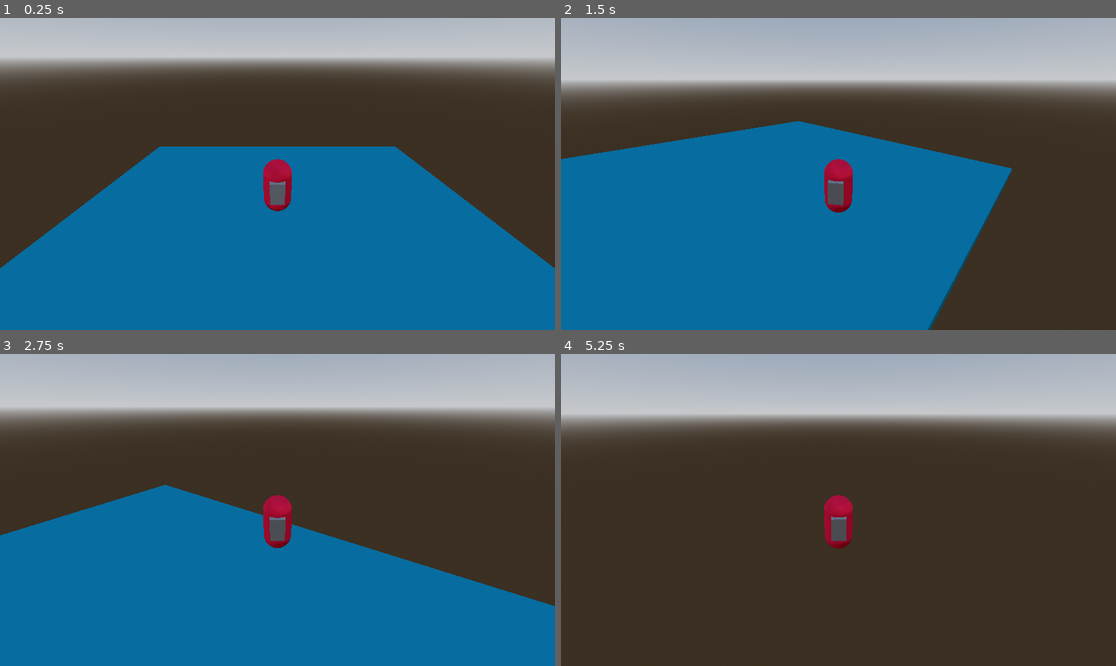
Above: before the commit, frames 1-4 (two rows, left to right).
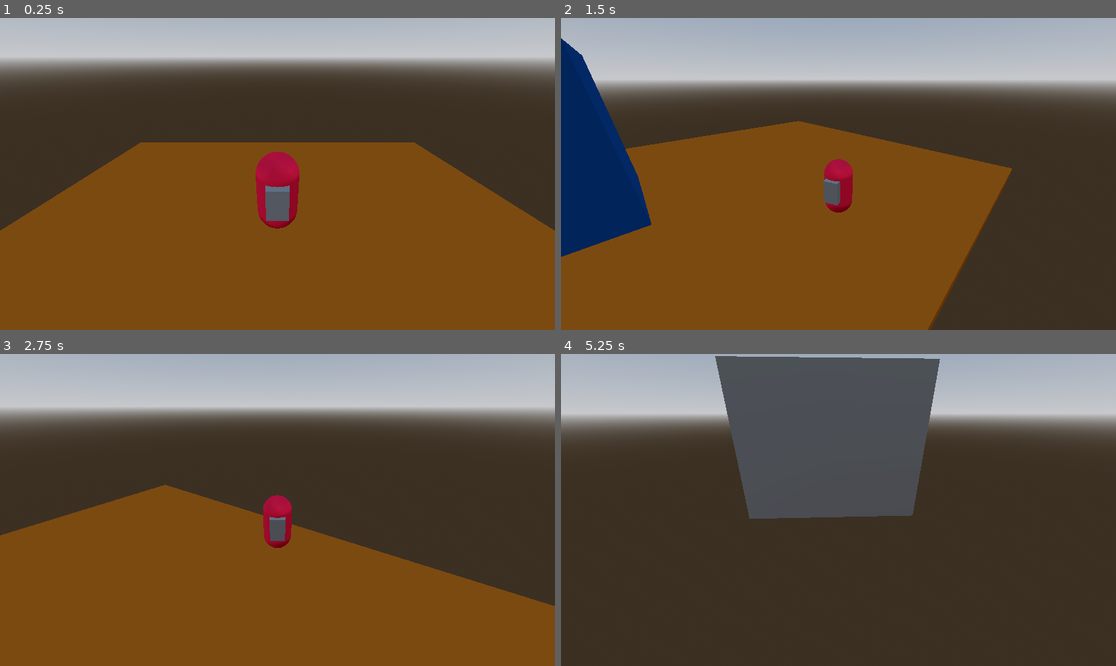
Above: after the commit, the same moments.

Repository: lead0lead/godot-third-person-game
Game: Godot game, scene res://scenes/main.tscn
Same seed, same stepped clock (60 frames per second), same inputs: the game is played once before the commit and once after it.
Inputs (mouse positions are in pixels of both pictures, inside the frame that each line leads up to):
- Up to frame 1 (0.25 s): no input
- Up to frame 2 (1.5 s): move the mouse to (960, 158) at 0.52 s; press the mouse at (960, 158) at 0.53 s; hold D (right) 0.53-1.28 s; tap Space (jump) at 0.77 s; move the mouse to (810, 174) at 1.27 s; release the mouse at (810, 174) at 1.28 s; hold W (forward) from 1.28 s (still down); click (810, 174) at 1.35 s
- Up to frame 3 (2.75 s): keep holding W (forward); tap Space (jump) at 1.52 s; move the mouse to (288, 503) at 2.02 s; press the mouse at (288, 503) at 2.03 s
- Up to frame 4 (5.25 s): keep holding W (forward); move the mouse to (832, 516) at 2.77 s; release the mouse at (832, 516) at 2.78 s; click (832, 516) at 2.85 s; tap Space (jump) at 3.02, 3.77, 4.52, 5 s; move the mouse to (877, 513) at 3.52 s; press the mouse at (877, 513) at 3.53 s; tap Enter at 4.25 s; move the mouse to (794, 506) at 4.27 s; release the mouse at (794, 506) at 4.28 s; click (794, 506) at 4.35 s; move the mouse to (844, 510) at 5.02 s; press the mouse at (844, 510) at 5.03 s

The runs differ from the first frame. In frame 1, 52% of the frame differs, in the area x 0-100%, y 39-100%; in frame 2, 47%; in frame 3, 42%; in frame 4, 18%.

Commit message:
Fix camera clipping issue
add SpringArm to camera to fix issue where the camera would clip through objects

Diff:
--- a/scenes/main.tscn
+++ b/scenes/main.tscn
@@ -18,12 +18,22 @@
 [sub_resource type="BoxShape3D" id="BoxShape3D_5epw2"]
 size = Vector3(20, 0.5, 20)
 
-[sub_resource type="StandardMaterial3D" id="StandardMaterial3D_ts8ti"]
-albedo_color = Color(0, 0.564057, 0.70431, 1)
+[sub_resource type="StandardMaterial3D" id="StandardMaterial3D_2bimt"]
+albedo_color = Color(0.739028, 0.395149, 3.85046e-07, 1)
 
 [sub_resource type="BoxMesh" id="BoxMesh_a0ugr"]
-material = SubResource("StandardMaterial3D_ts8ti")
+material = SubResource("StandardMaterial3D_2bimt")
 size = Vector3(20, 0.5, 20)
+
+[sub_resource type="BoxShape3D" id="BoxShape3D_tbhsq"]
+size = Vector3(5, 5, 5)
+
+[sub_resource type="StandardMaterial3D" id="StandardMaterial3D_6u4oq"]
+albedo_color = Color(0, 0.307206, 0.610205, 1)
+
+[sub_resource type="BoxMesh" id="BoxMesh_qc81f"]
+material = SubResource("StandardMaterial3D_6u4oq")
+size = Vector3(5, 5, 5)
 
 [node name="Main" type="Node3D"]
 
@@ -32,14 +42,24 @@
 [node name="TestWorldEnvironment" type="WorldEnvironment" parent="TestLevel"]
 environment = SubResource("Environment_o3el8")
 
-[node name="RigidBody3D" type="RigidBody3D" parent="TestLevel"]
+[node name="TestFloor" type="RigidBody3D" parent="TestLevel"]
 transform = Transform3D(1, 0, 0, 0, 1, 0, 0, 0, 1, 0, -0.25, 0)
 
-[node name="CollisionShape3D" type="CollisionShape3D" parent="TestLevel/RigidBody3D"]
+[node name="TestFloorCollision" type="CollisionShape3D" parent="TestLevel/TestFloor"]
 shape = SubResource("BoxShape3D_5epw2")
 
-[node name="TestFloor" type="MeshInstance3D" parent="TestLevel/RigidBody3D"]
+[node name="TestFloorMesh" type="MeshInstance3D" parent="TestLevel/TestFloor"]
 mesh = SubResource("BoxMesh_a0ugr")
+skeleton = NodePath("../../..")
+
+[node name="TestObject" type="RigidBody3D" parent="TestLevel"]
+transform = Transform3D(1, 0, 0, 0, 1, 0, 0, 0, 1, 0, 2.75, 7)
+
+[node name="TestObjectCollision" type="CollisionShape3D" parent="TestLevel/TestObject"]
+shape = SubResource("BoxShape3D_tbhsq")
+
+[node name="TestObjectMesh" type="MeshInstance3D" parent="TestLevel/TestObject"]
+mesh = SubResource("BoxMesh_qc81f")
 skeleton = NodePath("../../..")
 
 [node name="Player" parent="." instance=ExtResource("1_6oqoc")]
--- a/scenes/player.tscn
+++ b/scenes/player.tscn
@@ -17,6 +17,8 @@
 size = Vector3(0.3, 0.8, 0.5)
 
 [sub_resource type="CapsuleShape3D" id="CapsuleShape3D_e6qrt"]
+
+[sub_resource type="SphereShape3D" id="SphereShape3D_yyjbw"]
 
 [node name="Player" type="CharacterBody3D" node_paths=PackedStringArray("_character_model")]
 script = ExtResource("1_f3h3s")
@@ -42,9 +44,13 @@
 unique_name_in_owner = true
 transform = Transform3D(1, 0, 0, 0, 0.866025, 0.5, 0, -0.5, 0.866025, 0, 1.49258, 0)
 
-[node name="PlayerCamera" type="Camera3D" parent="CameraPivot"]
+[node name="SpringArm3D" type="SpringArm3D" parent="CameraPivot"]
+shape = SubResource("SphereShape3D_yyjbw")
+spring_length = 7.0
+
+[node name="PlayerCamera" type="Camera3D" parent="CameraPivot/SpringArm3D"]
 unique_name_in_owner = true
-transform = Transform3D(1, 0, 0, 0, 1, 0, 0, 0, 1, 0, 0, 7)
+transform = Transform3D(1, 0, 0, 0, 1, 2.98023e-08, 0, -2.98023e-08, 1, 0, 0, 0)
 script = ExtResource("2_a0xpt")
 
 [node name="TestInput" type="Node3D" parent="."]
--- a/scripts/player.gd
+++ b/scripts/player.gd
@@ -3,7 +3,7 @@
 @export_group("Movement")
 @export var movement_speed := 8.0
 @export var acceleration := 60.0
-@export var rotation_speed := 12.0
+@export var rotation_speed := 8.0
 @export var jump_impulse := 12.0
 
 @export_group("Skin")
Not shown: 1 places in scenes/main.tscn that only renumber resources
Not shown: 1 places in scenes/player.tscn that only renumber resources
